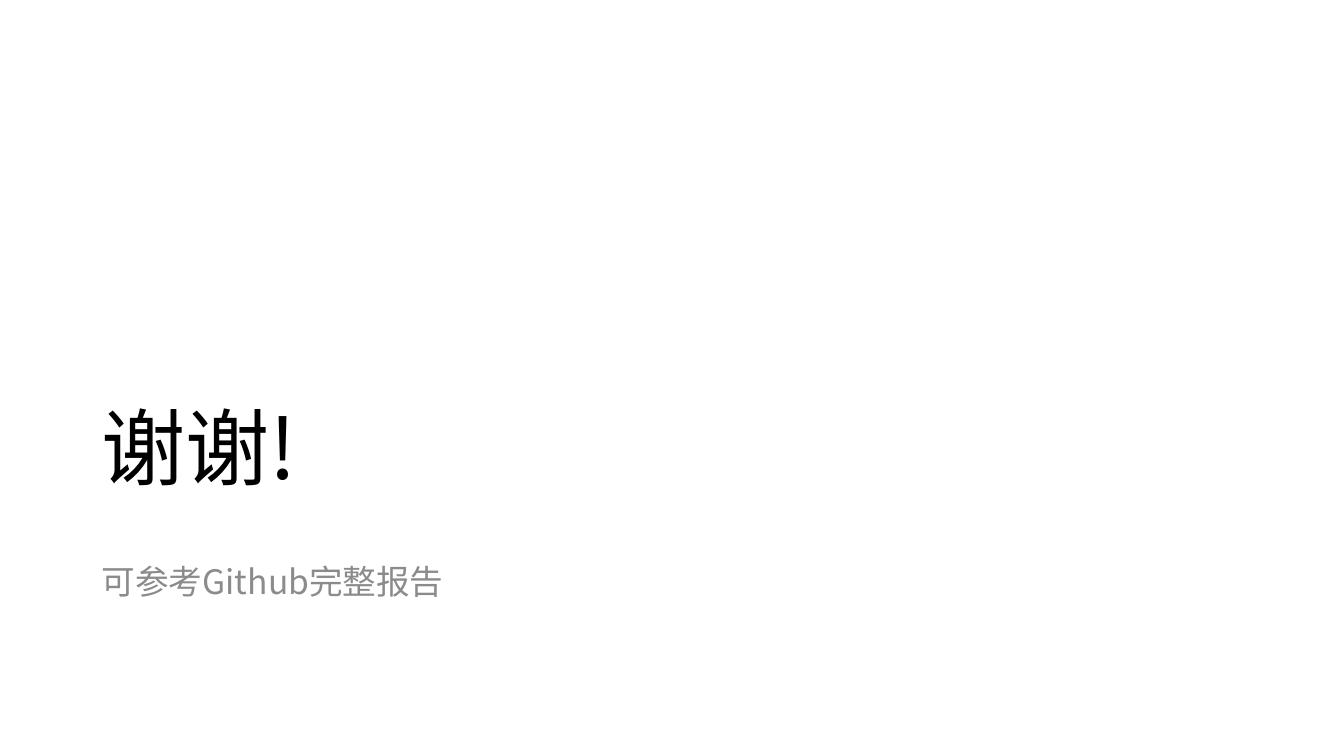
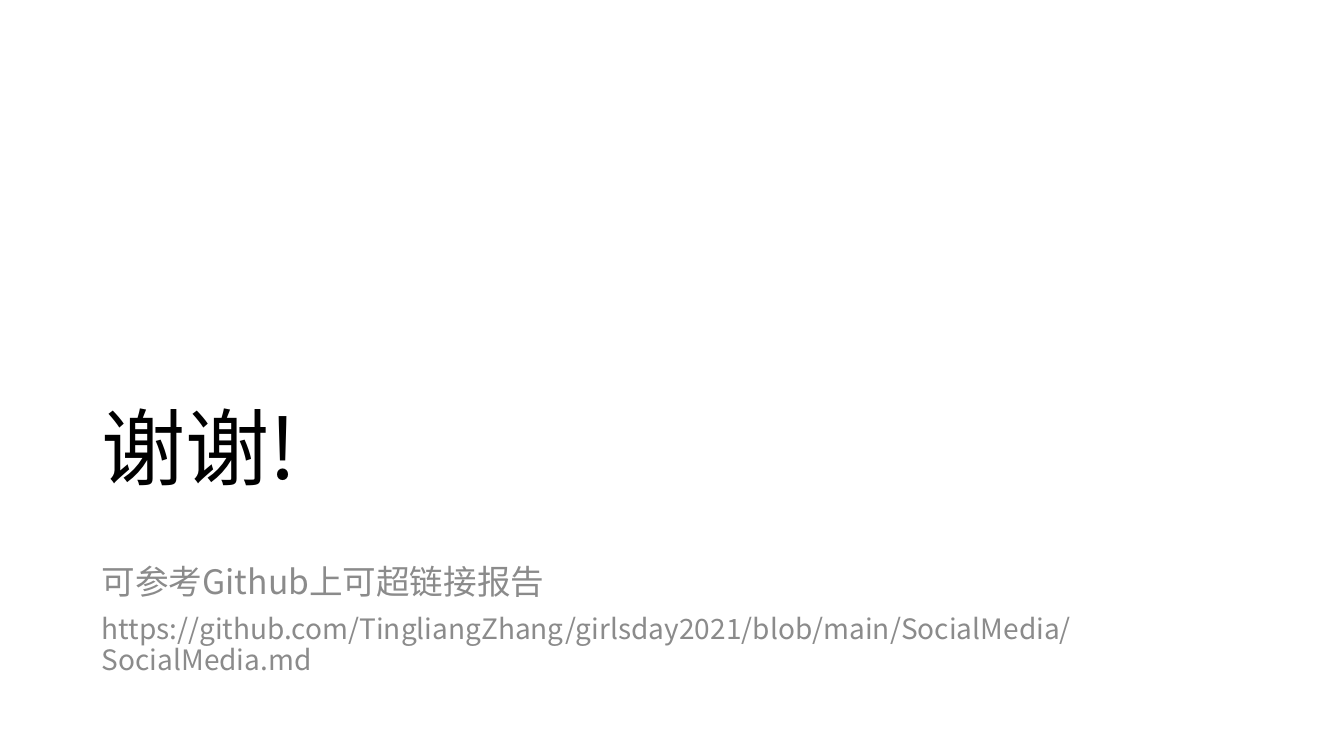
Before and after one commit to TingliangZhang/girlsday2021, a slide deck: slide 31 of SocialMedia/iTag.pptx. Drawn at 1344x756 pixels with LibreOffice and Linux fonts; fonts in the diff are those of the drawing. Boxes give left, top, right and bottom in pixels: in the first picture for what was removed or moved away, otherwise in the second. Text is boxed around its words. In the diff, an @@ line names an element or a change of style, - is before the commit and + after.

```diff
--- a/SocialMedia/iTag.pptx
+++ b/SocialMedia/iTag.pptx
@@ text at (102,566,1071,670): text changed; size 24 to 20 pt @@
-可参考Github完整报告
+可参考Github上可超链接报告
+https://github.com/TingliangZhang/girlsday2021/blob/main/SocialMedia/SocialMedia.md
```
